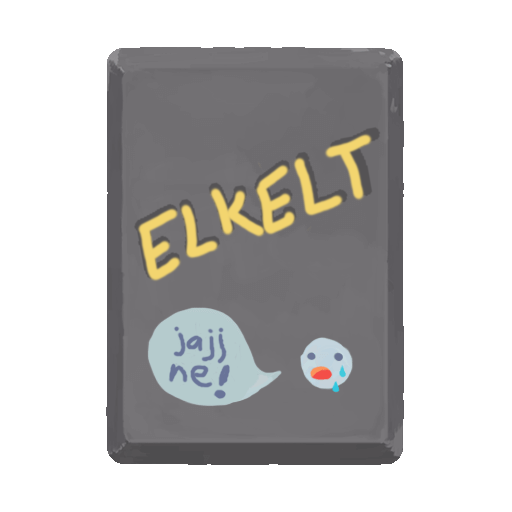
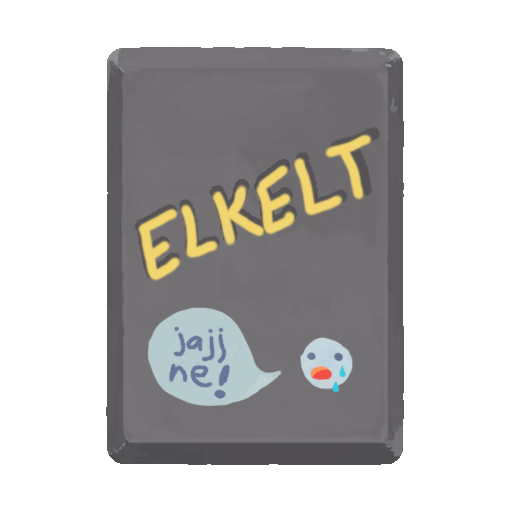
Layers edited between the first and the second 512×512 image:
painted on "Text" over [208, 183, 249, 247]
painted on "Text #1" over [208, 159, 297, 244]
